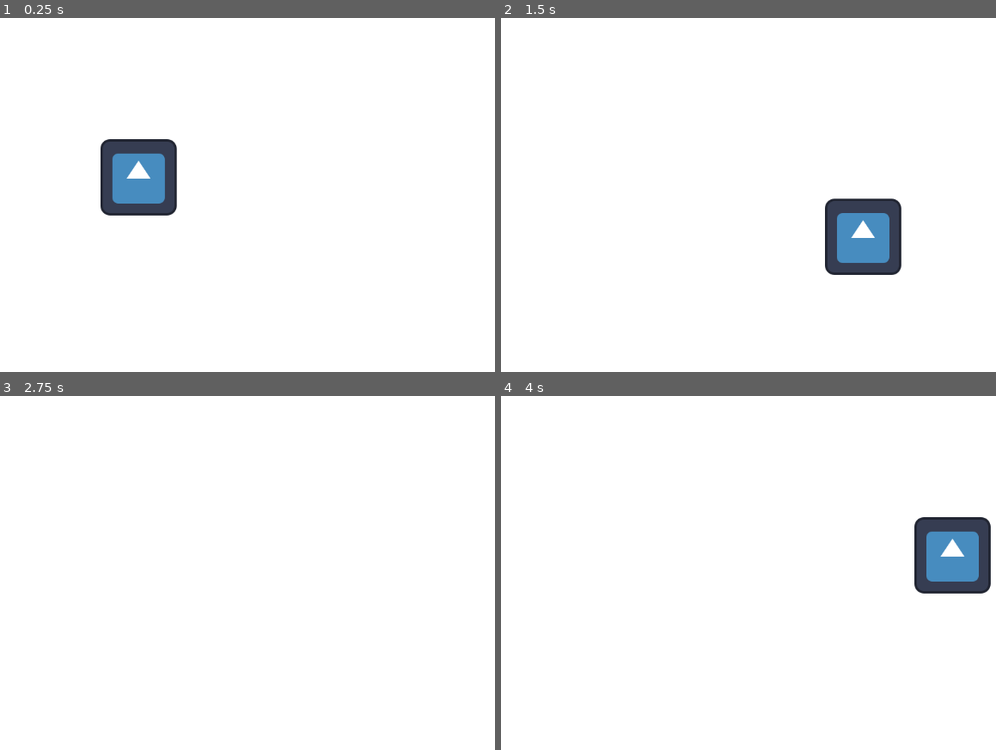
Above: before the commit, frames 1-4 (two rows, left to right).
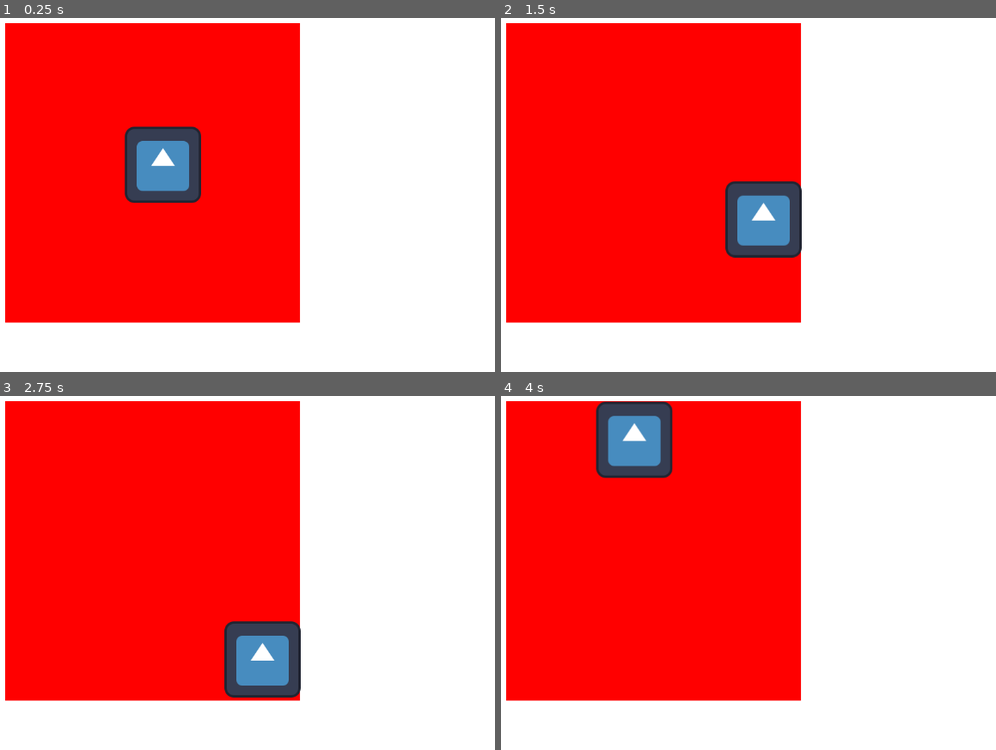
Above: after the commit, the same moments.

Repository: Schpoone/Ludum-Dare-Fall-2023
Game: Godot game, scene res://Main.tscn
Same seed, same stepped clock (60 frames per second), same inputs: the game is played once before the commit and once after it. The engine's default icon, where the game draws it, is replaced by a stand-in: a white triangle on a blue panel in a dark square.
Inputs:
- Up to frame 1 (0.25 s): no input
- Up to frame 2 (1.5 s): tap Enter at 0.5 s; hold Right (ui_right) 0.53-1.28 s; hold Down (ui_down) from 1.28 s (still down)
- Up to frame 3 (2.75 s): release Down (ui_down) at 2.03 s; hold Right (ui_right) from 2.03 s (still down)
- Up to frame 4 (4 s): release Right (ui_right) at 2.78 s; hold Up (ui_up) 2.78-3.53 s; hold Left (ui_left) from 3.53 s (still down)

The runs differ from the first frame. In frame 1, 50% of the frame differs, in the area x 1-61%, y 1-87%; in frame 2, 54%, in the area x 1-81%, y 1-87%; in frame 3, 50%; in frame 4, 54%.

Commit message:
Some sort of colliders

Diff:
--- a/Background.tscn
+++ b/Background.tscn
@@ -1,6 +1,10 @@
-[gd_scene load_steps=2 format=3 uid="uid://dl54cq0it1sp5"]
+[gd_scene load_steps=4 format=3 uid="uid://dl54cq0it1sp5"]
 
 [sub_resource type="BoxMesh" id="BoxMesh_wxk3j"]
+
+[sub_resource type="PhysicsMaterial" id="PhysicsMaterial_flyju"]
+
+[sub_resource type="BoxMesh" id="BoxMesh_n4tw4"]
 
 [node name="Background" type="Node2D"]
 
@@ -8,3 +12,17 @@
 position = Vector2(574.5, 321)
 scale = Vector2(1169, 666)
 mesh = SubResource("BoxMesh_wxk3j")
+
+[node name="Border" type="StaticBody2D" parent="."]
+position = Vector2(328, 63)
+physics_material_override = SubResource("PhysicsMaterial_flyju")
+
+[node name="CollisionPolygon2D" type="CollisionPolygon2D" parent="Border"]
+build_mode = 1
+polygon = PackedVector2Array(0, 0, 500, 0, 500, 500, 0, 500)
+
+[node name="MeshInstance2D2" type="MeshInstance2D" parent="Border"]
+modulate = Color(1, 0, 0, 1)
+position = Vector2(249.625, 250.375)
+scale = Vector2(494.75, 503.25)
+mesh = SubResource("BoxMesh_n4tw4")
--- a/Main.tscn
+++ b/Main.tscn
@@ -9,5 +9,4 @@
 
 [node name="Player" parent="." instance=ExtResource("3_kbxa5")]
 z_index = 1
-position = Vector2(554, 321)
-speed = 500
+position = Vector2(595, 300)
--- a/Player.tscn
+++ b/Player.tscn
@@ -1,10 +1,19 @@
-[gd_scene load_steps=3 format=3 uid="uid://dsxxm88evgre0"]
+[gd_scene load_steps=4 format=3 uid="uid://dsxxm88evgre0"]
 
-[ext_resource type="Script" path="res://Player.gd" id="1_l3gca"]
+[ext_resource type="Script" path="res://PlayerController.gd" id="1_0ddm2"]
 [ext_resource type="Texture2D" uid="uid://bh0jfn4gowyfk" path="res://icon.svg" id="2_fwhs5"]
 
-[node name="Player" type="Node2D"]
-script = ExtResource("1_l3gca")
+[sub_resource type="RectangleShape2D" id="RectangleShape2D_eo8mo"]
+size = Vector2(132.5, 131)
+
+[node name="Player" type="CharacterBody2D"]
+motion_mode = 1
+script = ExtResource("1_0ddm2")
+speed = 500
+
+[node name="CollisionShape2D" type="CollisionShape2D" parent="."]
+position = Vector2(-0.25, 1.5)
+shape = SubResource("RectangleShape2D_eo8mo")
 
 [node name="Sprite2D" type="Sprite2D" parent="."]
 texture = ExtResource("2_fwhs5")
--- a/Player.gd
+++ b/PlayerController.gd
@@ -1,10 +1,15 @@
-extends Node2D
+class_name PlayerController
+extends CharacterBody2D
 
 @export var speed = 100
+var direction: Vector2
 
 # Called every frame. 'delta' is the elapsed time since the previous frame.
 func _process(delta):
 	var x_direction = Input.get_axis("ui_left", "ui_right") * Vector2.RIGHT
 	var y_direction = Input.get_axis("ui_down", "ui_up") * Vector2.UP
-	var direction = (x_direction + y_direction).normalized()
-	position += delta * direction * speed
+	direction = (x_direction + y_direction).normalized()
+
+func _physics_process(delta):
+	velocity = direction * speed
+	move_and_slide()
